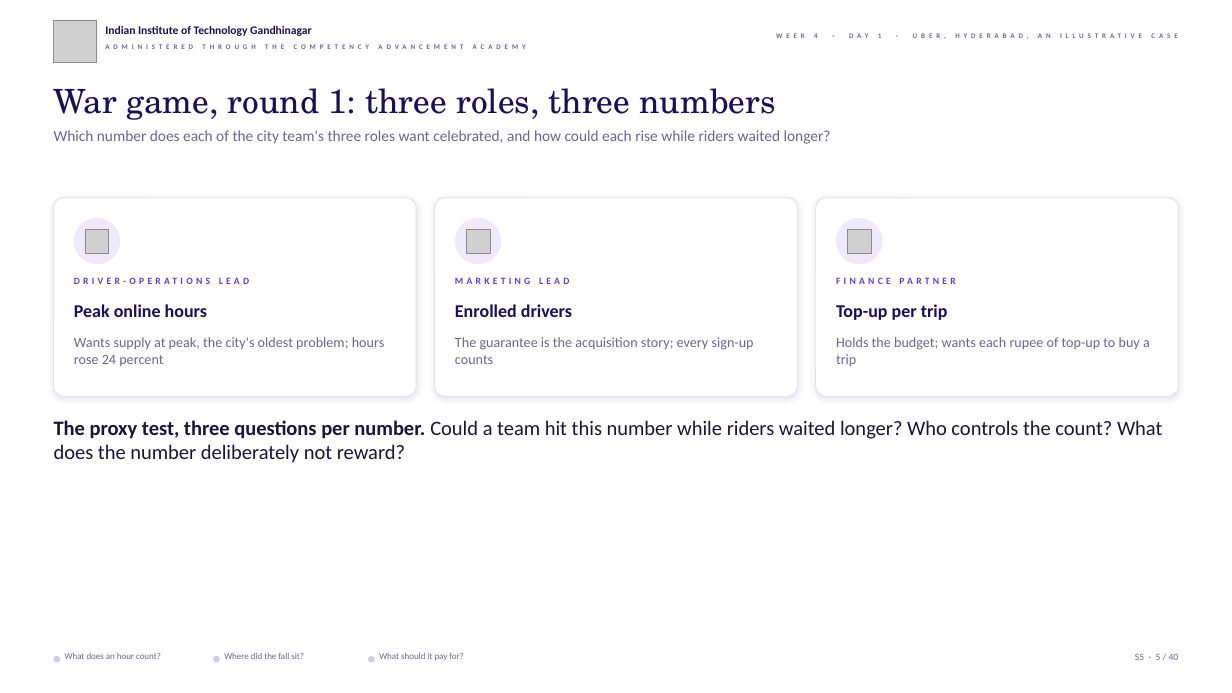
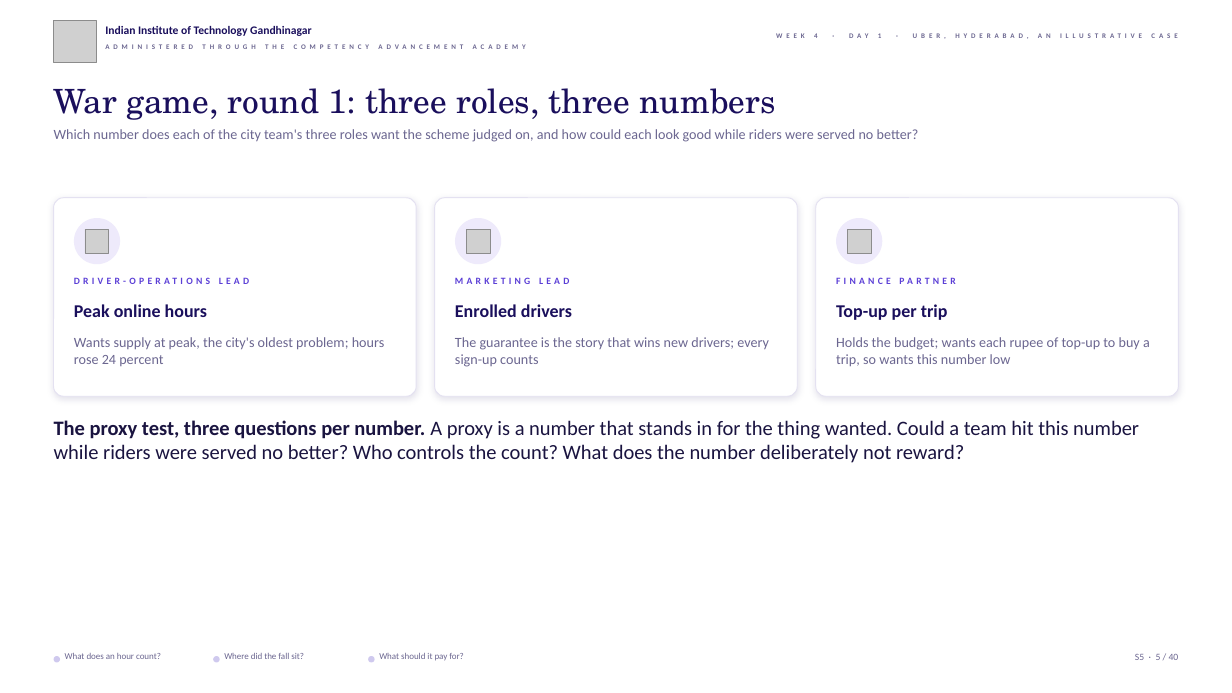
Before and after one commit to fde-academy-lab/c2-content-factory, a slide deck: slide 5 of content/W04/D1/slides/C2_W04_D01_half1_STUDENT.pptx. Drawn at 1232x693 pixels with LibreOffice and Linux fonts; fonts in the diff are those of the drawing; grey boxes stand for pictures; background and template pictures are left out. Boxes give left, top, right and bottom in pixels: in the first picture for what was removed or moved away, otherwise in the second. Text is boxed around its words. In the diff, an @@ line names an element or a change of style, - is before the commit and + after.

```diff
--- a/content/W04/D1/slides/C2_W04_D01_half1_STUDENT.pptx
+++ b/content/W04/D1/slides/C2_W04_D01_half1_STUDENT.pptx
@@ text at [54, 129, 919, 142]: text changed; size 12 to 11 pt @@
-Which number does each of the city team's three roles want celebrated, and how could each rise while riders waited longer?
+Which number does each of the city team's three roles want the scheme judged on, and how could each look good while riders were served no better?
@@ text at [455, 337, 769, 367]: text changed @@
-The guarantee is the acquisition story; every sign-up counts
+The guarantee is the story that wins new drivers; every sign-up counts
@@ text at [836, 337, 1150, 366]: text changed @@
-Holds the budget; wants each rupee of top-up to buy a trip
+Holds the budget; wants each rupee of top-up to buy a trip, so wants this number low
@@ text at [54, 420, 1139, 463]: text changed @@
-The proxy test, three questions per number. Could a team hit this number while riders waited longer? Who controls the count? What does the number deliberately not reward?
+The proxy test, three questions per number. A proxy is a number that stands in for the thing wanted. Could a team hit this number while riders were served no better? Who controls the count? What does the number deliberately not reward?
```
Also in this commit, not shown: 25 other slides changed, 8 other files.
